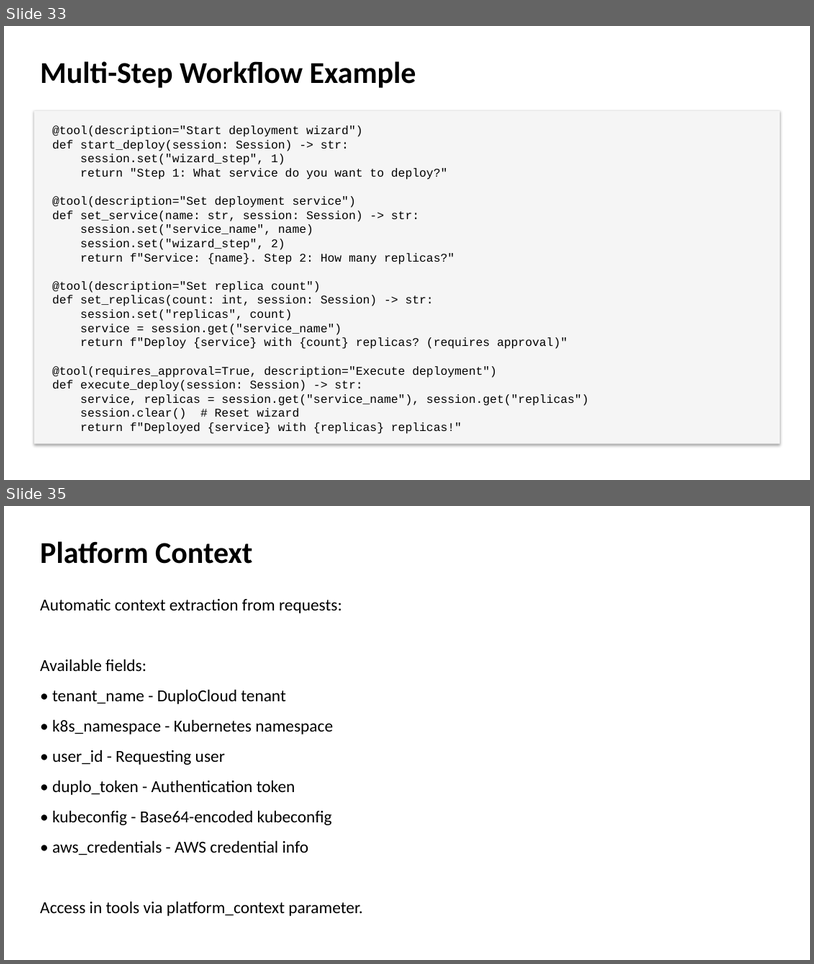
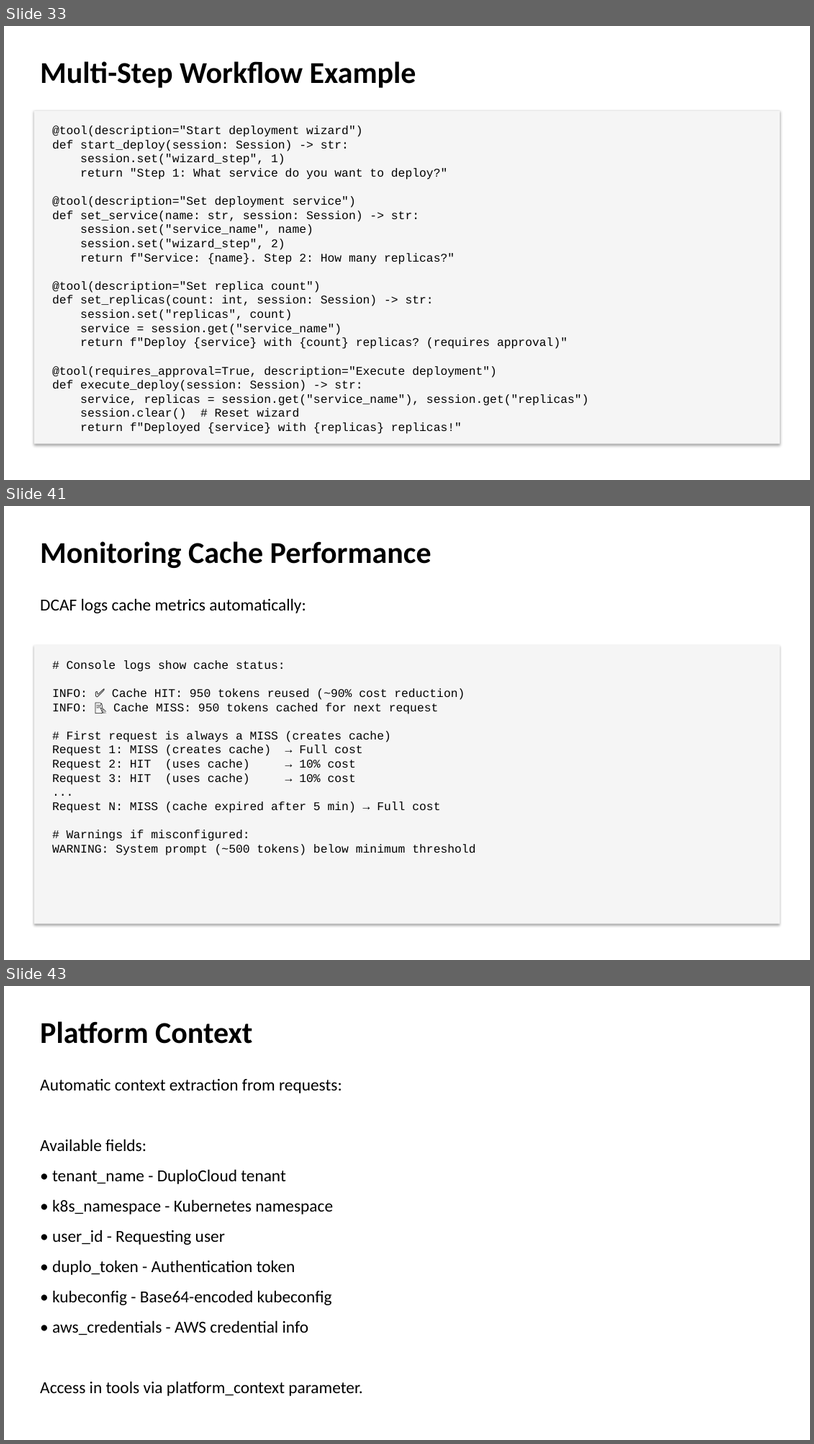
Before and after one commit to duplocloud/dcaf, a slide deck: docs/presentations/dcaf-core-presentation.pptx. Shown one above the other, each under a label of ours: slides 33 and 35 before the commit, slides 33, 41 and 43 after it; the slides between them are not shown. The pictures are 814x964 and 814x1444 pixels, drawn with LibreOffice and Linux fonts; fonts in the diff are those of the drawing. Boxes give left, top, right and bottom in pixels: in the first picture for what was removed or moved away, otherwise in the second. Text is boxed around its words. In the diff, an @@ line names an element or a change of style, - is before the commit and + after.

Commit message:
feat: Add Bedrock prompt caching support with cost optimization
Implements AWS Bedrock prompt caching to reduce costs by up to 90% and latency by up to 85%.

Core Changes:
- Added system_context parameter to Agent class for dynamic prompt content
- Added model_config parameter to Agent class for caching configuration
- Created CachingAwsBedrock adapter with cache checkpoint injection
- Updated AgnoAdapter to conditionally use caching based on model_config
- Modified AgentRequest DTO to support static_system and dynamic_system
- Updated AgentService to pass caching parameters through to runtime

New Files:
- dcaf/core/adapters/outbound/agno/caching_bedrock.py - Temporary caching adapter
- tests/test_prompt_caching.py - Comprehensive test suite
- examples/prompt_caching_example.py - Usage examples
- docs/guides/prompt-caching.md - Complete documentation guide

Documentation:
- Updated docs/core/index.md with caching parameters
- Updated presentation with 7 new slides on prompt caching
- Regenerated PowerPoint presentation (dcaf-core-presentation.pptx)
- Updated dcaf-core-evolution.md with prompt caching section

Features:
- Automatic cache checkpoint placement between static and dynamic prompts
- Token threshold validation (1024+ tokens for Claude 3.7 Sonnet)
- Cache hit/miss logging with metrics
- Support for callable system_context for runtime context injection
- Backward compatible - caching is opt-in via model_config

Status: Experimental v1 - Temporary implementation until Agno adds native support

```diff
--- a/docs/presentations/dcaf-core-presentation.pptx
+++ b/docs/presentations/dcaf-core-presentation.pptx
@@ slide 41 added at [4, 506, 810, 960], background #FFFFFF @@
@@ text added at [40, 541, 432, 568], 36 pt, text #000000, bold @@
+Monitoring Cache Performance
@@ text added at [40, 598, 306, 613], 20 pt, text #000000 @@
+DCAF logs cache metrics automatically:
@@ rectangle added at [34, 645, 780, 924], fill #F5F5F5 @@
@@ text added at [52, 660, 476, 855], 14 pt, text #000000 @@
+# Console logs show cache status:
+INFO: ✅ Cache HIT: 950 tokens reused (~90% cost reduction)
+INFO: 📝 Cache MISS: 950 tokens cached for next request
+# First request is always a MISS (creates cache)
+Request 1: MISS (creates cache) → Full cost
+Request 2: HIT (uses cache) → 10% cost
+Request 3: HIT (uses cache) → 10% cost
+...
+Request N: MISS (cache expired after 5 min) → Full cost
+# Warnings if misconfigured:
+WARNING: System prompt (~500 tokens) below minimum threshold
@@ what was slide 35 is now slide 43 @@
```
Also in this commit, not shown: 1 slide changed, 7 other slides added, 12 other files.
